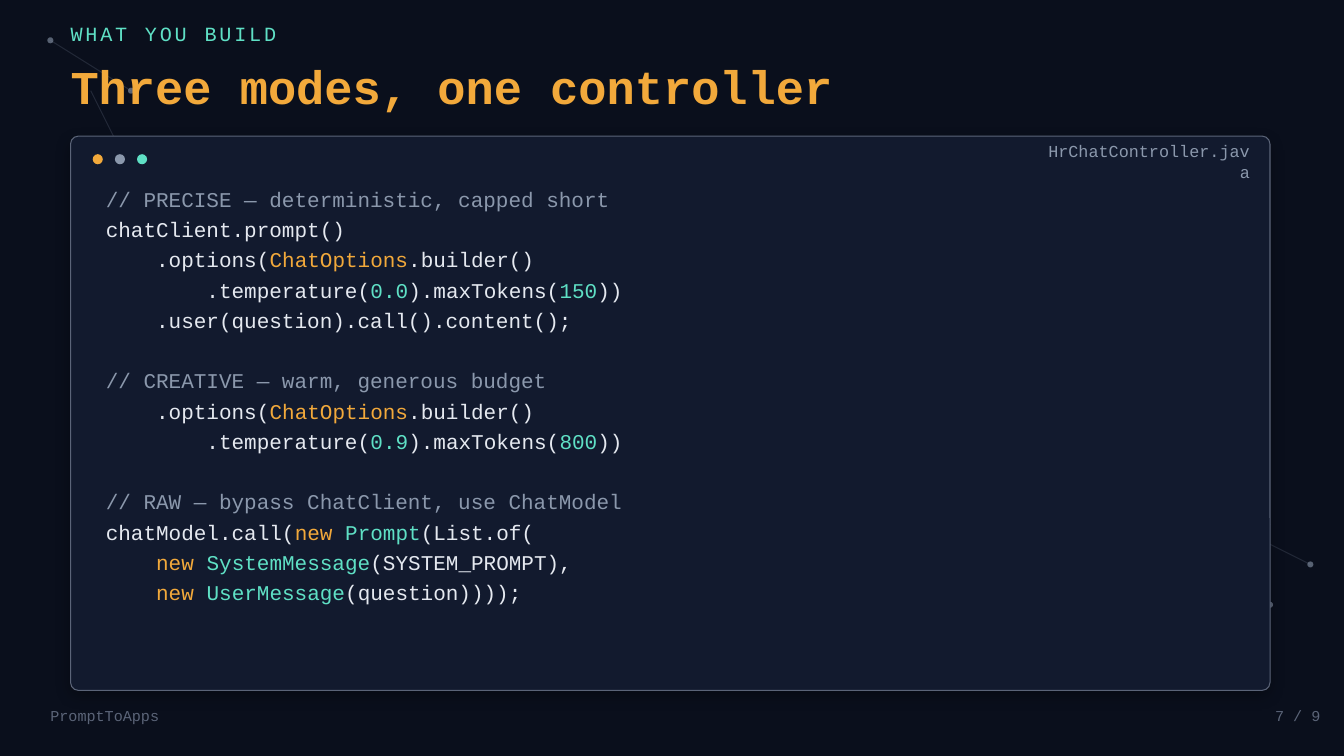
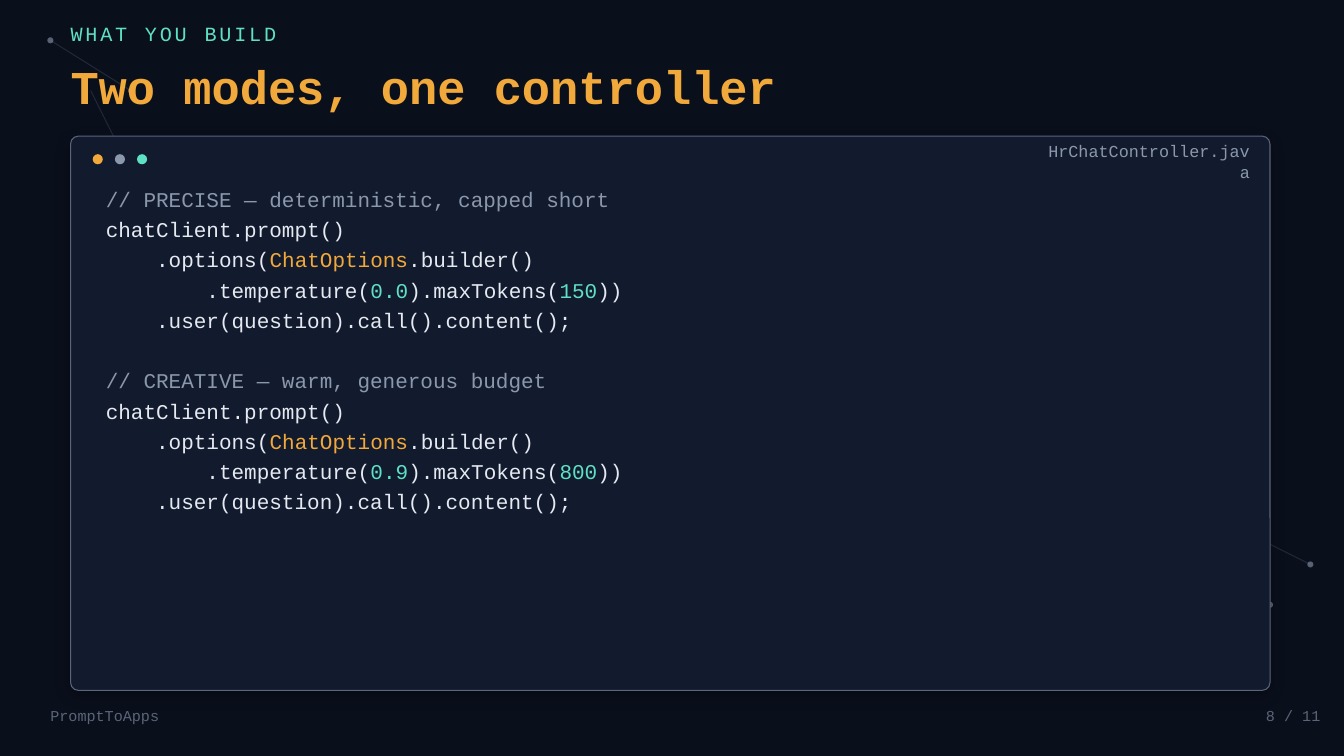
Before and after one commit to balajich/spring-ai-with-llama, a slide deck: slide 8 of slides/02-core-concepts.pptx (slide 7 before the commit). Drawn at 1344x756 pixels with LibreOffice and Linux fonts; fonts in the diff are those of the drawing. Boxes give left, top, right and bottom in pixels: in the first picture for what was removed or moved away, otherwise in the second. Text is boxed around its words. In the diff, an @@ line names an element or a change of style, - is before the commit and + after.

```diff
--- a/slides/02-core-concepts.pptx
+++ b/slides/02-core-concepts.pptx
@@ text at bbox=[71, 70, 776, 113]: text changed @@
-Three modes, one controller
+Two modes, one controller
@@ text added at bbox=[106, 404, 345, 424], 15 pt, text #E5E9F0 @@
+chatClient.prompt()
@@ text ".options(ChatOptions.builder()": place and size @@
-text ".options(ChatOptions.builder()" at bbox=[156, 404, 534, 424]
+text ".options(ChatOptions.builder()" at bbox=[156, 434, 534, 454]
@@ text ".temperature(0.9).maxTokens(800))": place and size @@
-text ".temperature(0.9).maxTokens(800))" at bbox=[206, 434, 622, 454]
+text ".temperature(0.9).maxTokens(800))" at bbox=[206, 464, 622, 484]
@@ text at bbox=[156, 494, 571, 514]: text changed; text colour #8B98AC to #E5E9F0 @@
-// RAW — bypass ChatClient, use ChatModel
+.user(question).call().content();
@@ text removed at bbox=[106, 525, 534, 545] @@
-chatModel.call(new Prompt(List.of(
@@ text removed at bbox=[156, 555, 572, 575] @@
-new SystemMessage(SYSTEM_PROMPT),
@@ text removed at bbox=[156, 585, 522, 605] @@
-new UserMessage(question))));
@@ text at bbox=[1266, 711, 1320, 721]: text changed @@
-7 / 9
+8 / 11
```
Also in this commit, not shown: 8 other slides changed, 2 slides added, 6 other files.
